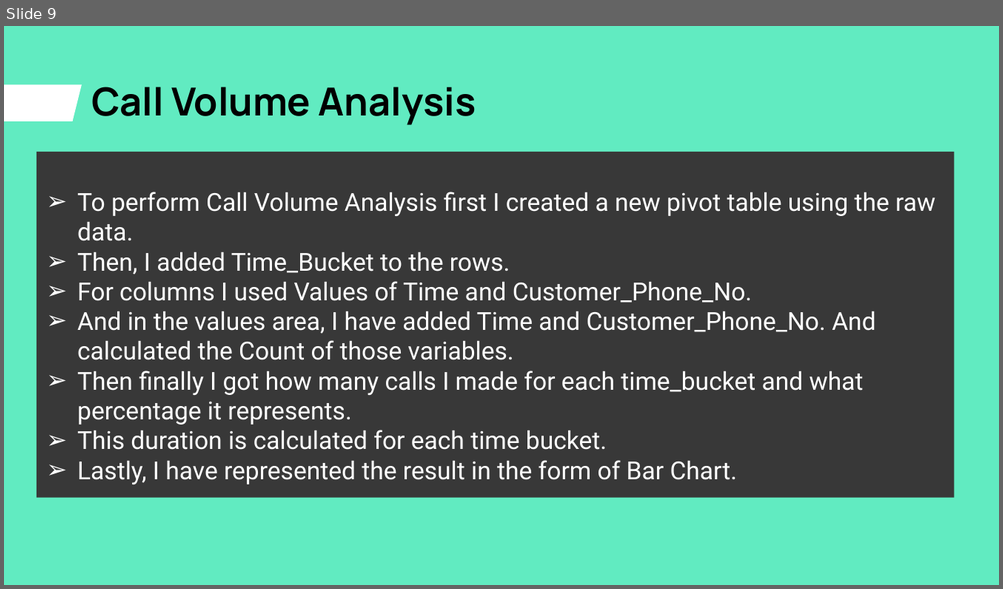
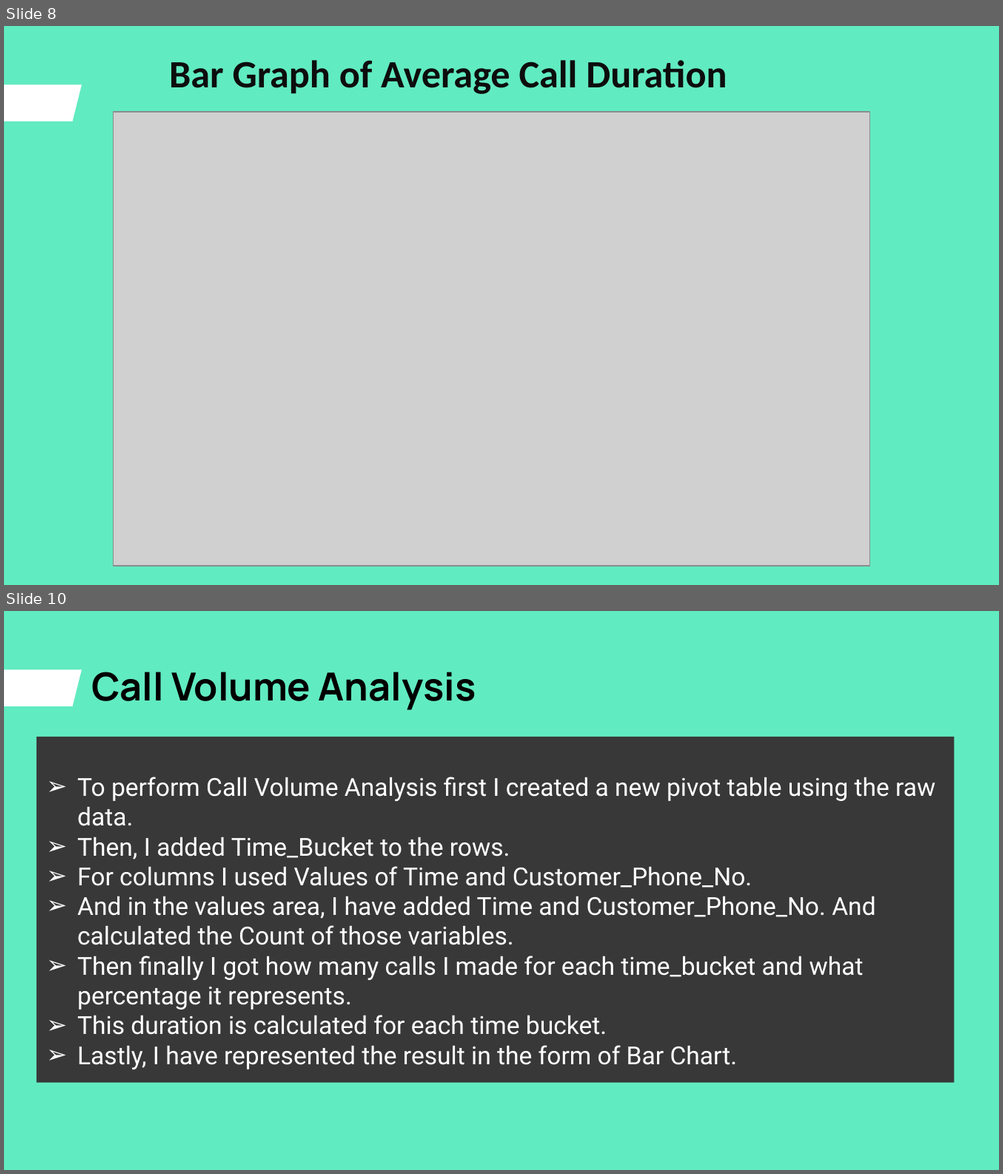
Before and after one commit to ShindeYash/ABC_Call_Volume_Trend, a slide deck: Call_Volume_Trend_Analysis_Report.pptx. Shown one above the other, each under a label of ours: slide 9 before the commit, slides 8 and 10 after it; the slides between them are not shown. The pictures are 1003x589 and 1003x1174 pixels, drawn with LibreOffice and Linux fonts; fonts in the diff are those of the drawing; grey boxes stand for pictures. Boxes give left, top, right and bottom in pixels: in the first picture for what was removed or moved away, otherwise in the second. Text is boxed around its words. In the diff, an @@ line names an element or a change of style, - is before the commit and + after.

```diff
--- a/Call_Volume_Trend_Analysis_Report.pptx
+++ b/Call_Volume_Trend_Analysis_Report.pptx
@@ slide 8 added at bbox=[4, 26, 999, 585], background #61EBC1; not listed: 1 template element that a slide beside it also shows @@
@@ title added at bbox=[169, 60, 726, 94], 28 pt, text #0D0D0D, bold @@
+Bar Graph of Average Call Duration
@@ picture added at bbox=[114, 112, 871, 566] @@
@@ what was slide 9 is now slide 10 @@
```
Also in this commit, not shown: 4 slides changed, 6 other slides added, 6 slides removed, 5 other files.
